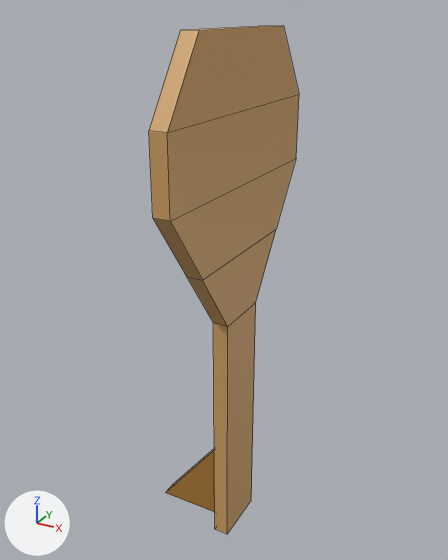
An edit to the FBX model Assets/Props/CarboardCutout4WIP.fbx, drawn before and after from the same camera.
Before and after are seen from a 50 mm camera at (5.67, -10.82, 11.93) aimed at (-0.53, 0.46, 6.29). Every picture has the same lights, and +X, +Y and +Z are marked at lower left. Mesh edges are drawn as thin lines.
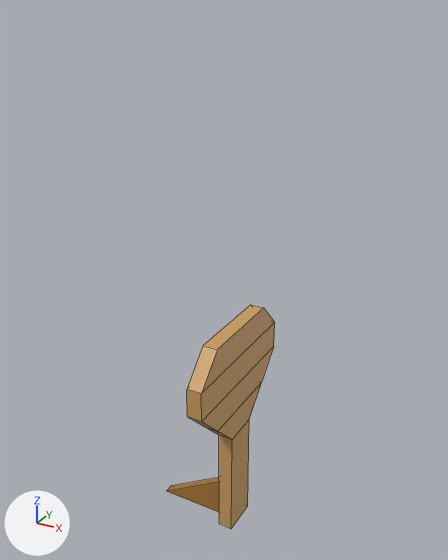
Diff of the bpy script that builds the scene:
```diff
--- a/Assets/Props/CarboardCutout4WIP.fbx.py
+++ b/Assets/Props/CarboardCutout4WIP.fbx.py
@@ me_cube_001 @@
 # used by ob_cube_001; location = (-1.07, 0.0, 1.22); rotation_euler = (-3.142, 0.0, -1.571), in degrees (-180, 0, -90); scale = (-0.175, -0.92, -1.19)
-me_cube_001.from_pydata(...)  # 6 vertices, 4 faces; spans x -1.0..1.0, y -1.0..1.0, z -1.03..1.0
+me_cube_001.from_pydata(...)  # 30 vertices, 26 faces; spans x -15.2..15.2, y -2.16..0.19, z -0.01..9.71
+# me_cube_001 part 1: the whole mesh is rebuilt
 me_cube_001.materials.append(mat_material_001)
+me_cube_001.materials.append(mat_material)  # orange #cd9f61
@@ ob_cube @@
-ob_cube = bpy.data.objects.new('Cube', me_cube)
-ob_cube.location = (0.0, 0.0, 5.81)
-ob_cube.rotation_euler = (-3.142, 0.0, 0.0)  # degrees (-180, 0, 0)
-ob_cube.scale = (-0.175, -1.67, -5.79)
@@ ob_cube_001 @@
 ob_cube_001 = bpy.data.objects.new('Cube.001', me_cube_001)
-ob_cube_001.location = (-1.07, 0.0, 1.22)
+ob_cube_001.location = (0.0, 0.0, 0.0)
 ob_cube_001.rotation_euler = (-3.142, 0.0, -1.571)  # degrees (-180, 0, -90)
-ob_cube_001.scale = (-0.175, -0.92, -1.19)
+ob_cube_001.scale = (-0.117, -0.92, -0.564)
```

Changed parts and their boxes [x1, y1, x2, y2] in the pictures (448 x 560 px):
'Cube', deleted
    before: [149, 26, 299, 534]
'Cube.001', reshaped, moved, rescaled
    before: [165, 449, 215, 512]
    after: [167, 305, 275, 529]
